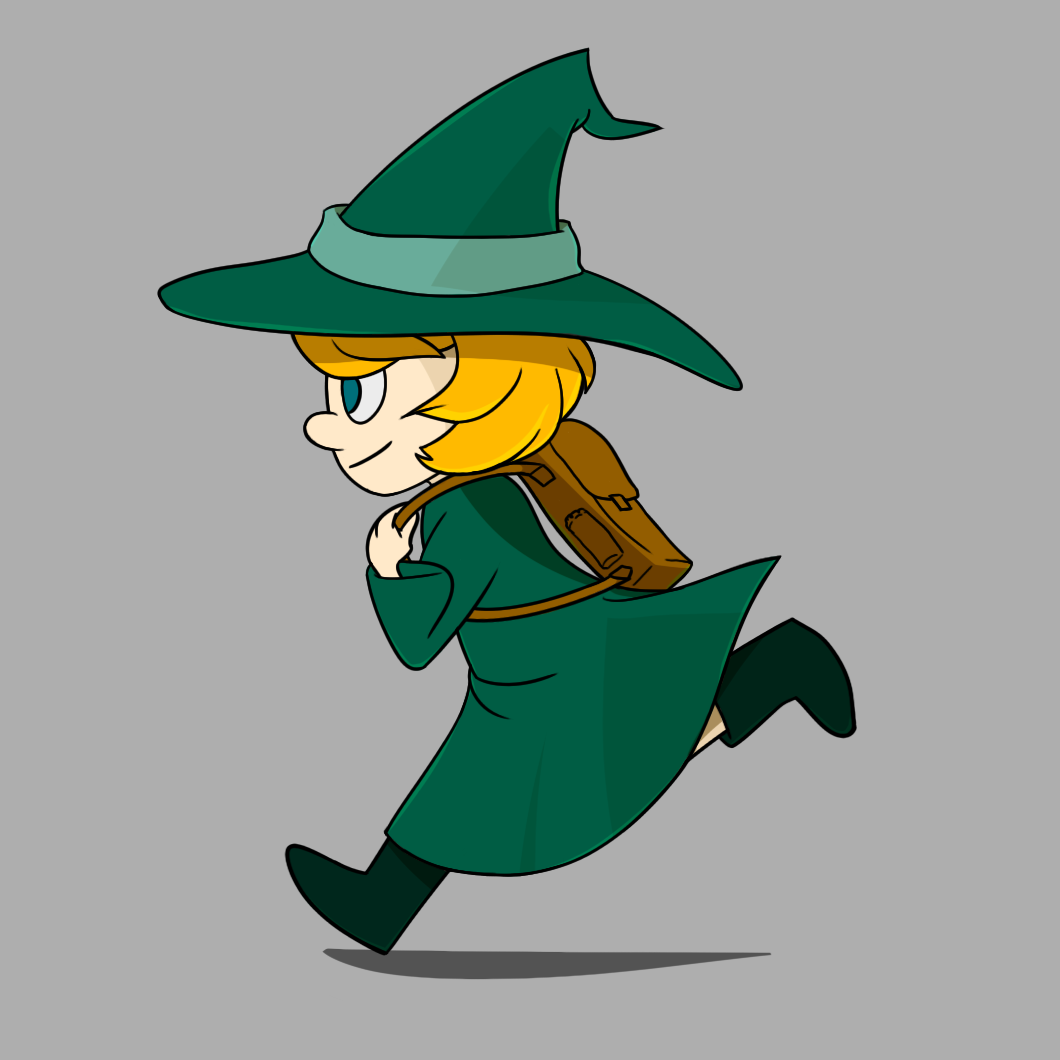
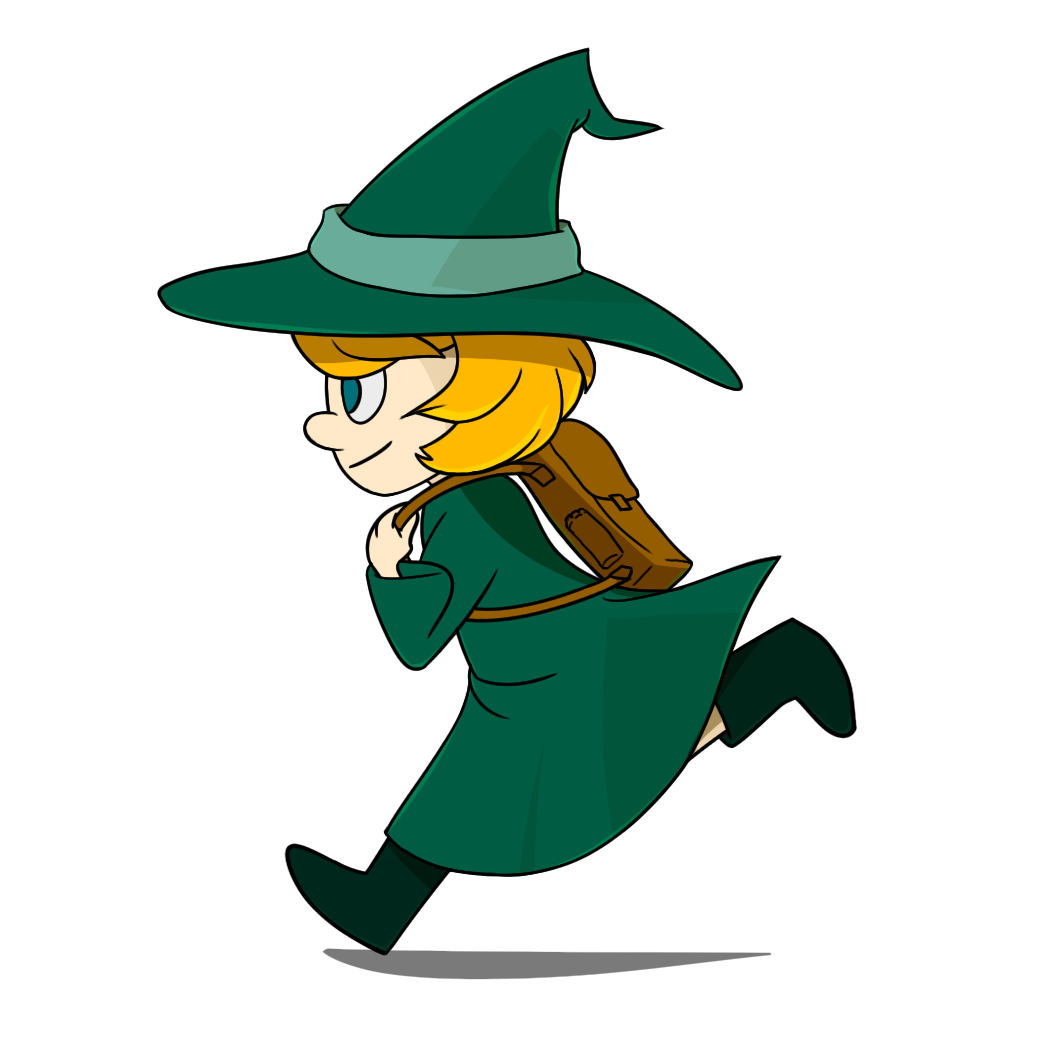
The second 1060px x 1060px image is a revision of the first. Changes to its layers:
hid "Layer 21" over [0, 0, 1060, 1060]
